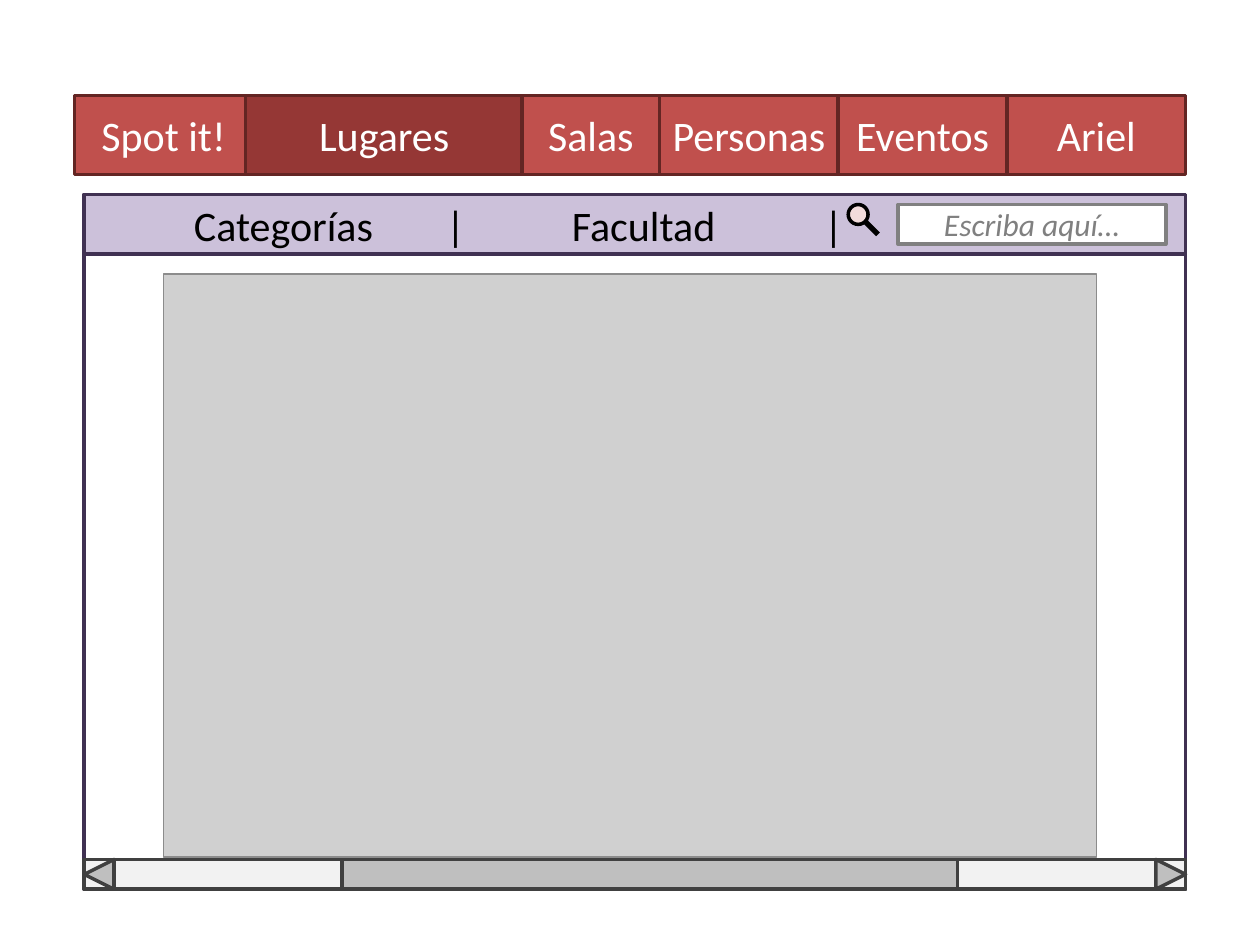
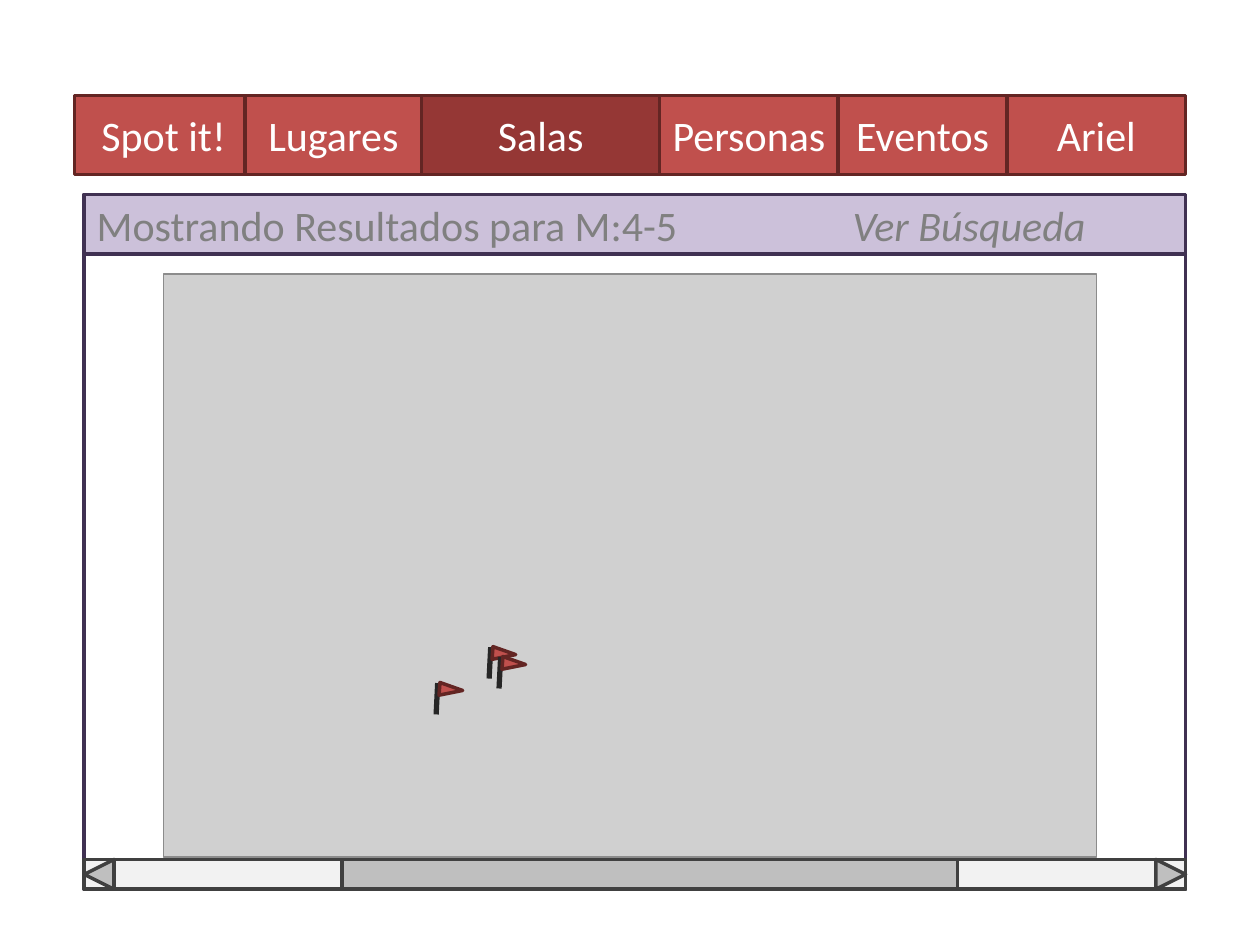
Before and after one commit to Ariel-Perez/Spot-It, a slide deck: slide 8 of Diseño/Spot it - Boceto de Interfaz.pptx (slide 5 before the commit). Drawn at 1260x945 pixels with LibreOffice and Linux fonts; fonts in the diff are those of the drawing; grey boxes stand for pictures. Boxes give left, top, right and bottom in pixels: in the first picture for what was removed or moved away, otherwise in the second. Text is boxed around its words. In the diff, an @@ line names an element or a change of style, - is before the commit and + after.

```diff
--- a/Diseño/Spot it - Boceto de Interfaz.pptx
+++ b/Diseño/Spot it - Boceto de Interfaz.pptx
@@ rectangle "Lugares" resized from (x1=246, y1=96, x2=523, y2=175) to (x1=246, y1=96, x2=422, y2=175) @@
@@ rectangle "Lugares" at (x1=246, y1=96, x2=422, y2=175): fill #953735 to #C0504D @@
@@ rectangle "Salas" resized from (x1=522, y1=96, x2=659, y2=175) to (x1=422, y1=96, x2=660, y2=175) @@
@@ rectangle "Salas" at (x1=422, y1=96, x2=660, y2=175): fill #C0504D to #953735 @@
@@ ellipse removed at (x1=848, y1=204, x2=868, y2=224) @@
@@ rectangle removed at (x1=898, y1=204, x2=1167, y2=243) @@
-Escriba aquí…
@@ text in rectangle at (x1=97, y1=212, x2=1085, y2=248): text changed; text colour #000000 to #808080 @@
-Categorías | Facultad |
+Mostrando Resultados para M:4-5 Ver Búsqueda
@@ line removed from (866, 222) to (878, 234) @@
@@ group added at (x1=436, y1=647, x2=526, y2=714): 3 lines, 3 triangles @@
```
Also in this commit, not shown: 3 other slides changed, 1 slide added, 1 other file.
